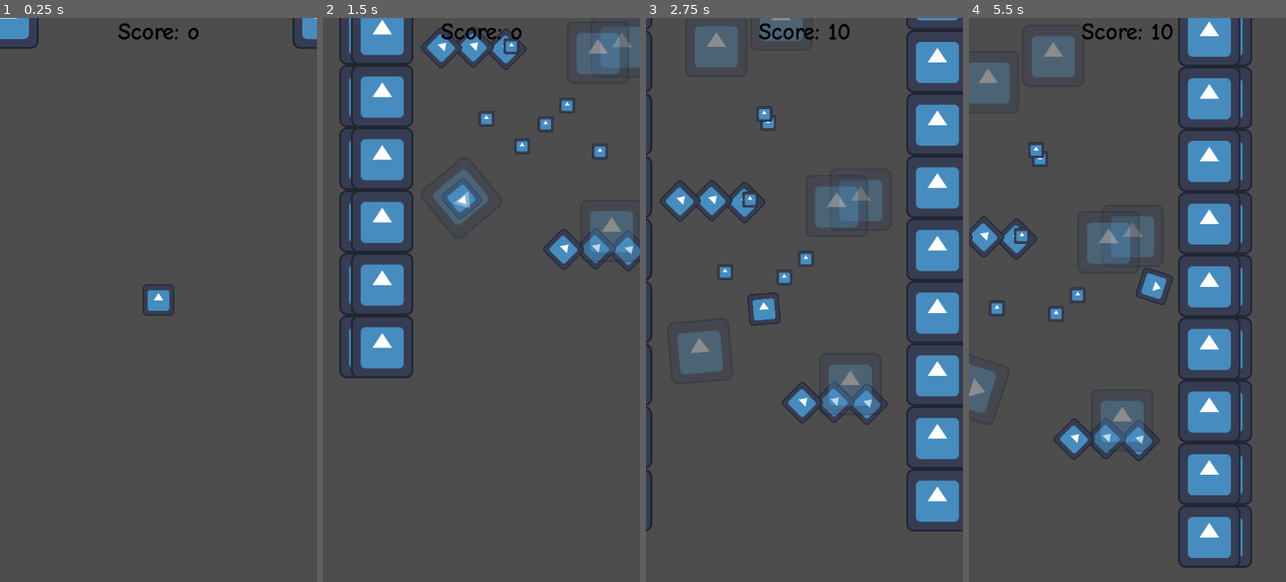
Above: before the commit, frames 1-4 (left to right).
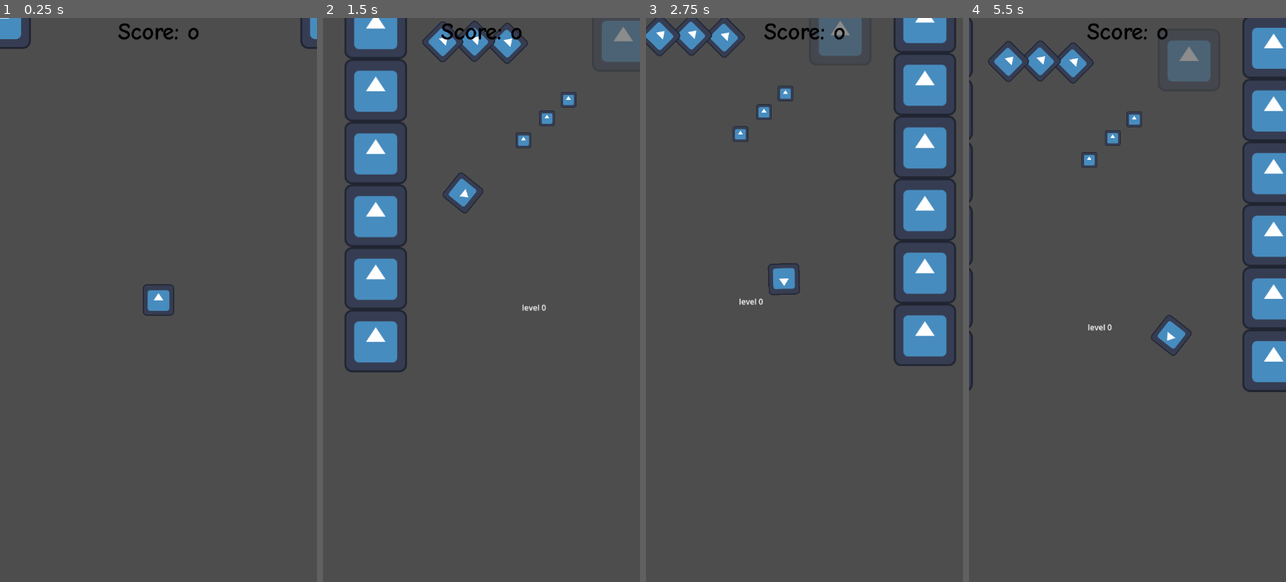
Above: after the commit, the same moments.

Repository: Slideshow776/GGJ2025
Game: Godot game, scene res://scenes/game.tscn
The game is run twice, just before and just after one commit, with the same random seed, the same clock (stepped at 60 frames per second) and the same inputs. The engine's default icon, where the game draws it, is replaced by a stand-in: a white triangle on a blue panel in a dark square.
Inputs (mouse positions are in pixels of both pictures, inside the frame that each line leads up to):
- Up to frame 1 (0.25 s): no input
- Up to frame 2 (1.5 s): tap Enter at 0.5 s; move the mouse to (551, 271) at 0.52 s; click (551, 271) at 0.67 s; move the mouse to (418, 328) at 1.27 s; click (418, 328) at 1.42 s
- Up to frame 3 (2.75 s): move the mouse to (836, 175) at 2.02 s; click (836, 175) at 2.17 s
- Up to frame 4 (5.5 s): move the mouse to (1111, 412) at 2.77 s; click (1111, 412) at 2.92 s; move the mouse to (1222, 384) at 3.52 s; click (1222, 384) at 3.67 s; move the mouse to (1032, 215) at 4.27 s; click (1032, 215) at 4.42 s; move the mouse to (1143, 300) at 5.02 s; click (1143, 300) at 5.17 s

The runs differ from the first frame. In frame 1, 0.3% of the frame differs, in the area x 2-100%, y 0-6%; in frame 2, 13%; in frame 3, 22%; in frame 4, 28%, in the area x 0-100%, y 0-98%.

Commit message:
now spawning one random level above level 0

Diff:
--- a/scenes/levels/level_0.tscn
+++ b/scenes/levels/level_0.tscn
@@ -6,10 +6,26 @@
 [ext_resource type="PackedScene" uid="uid://p33hcubmmdyb" path="res://scenes/obstacle.tscn" id="3_eiara"]
 [ext_resource type="PackedScene" uid="uid://dm38iob7fov24" path="res://scenes/wall.tscn" id="4_4fbxs"]
 
+[sub_resource type="GDScript" id="GDScript_d2t5u"]
+
 [node name="Level0" type="Node2D"]
+script = ExtResource("1_txvdj")
+
+[node name="Label" type="Label" parent="."]
+anchors_preset = 5
+anchor_left = 0.5
+anchor_right = 0.5
+offset_left = 299.0
+offset_top = 1136.0
+offset_right = 349.0
+offset_bottom = 1159.0
+grow_horizontal = 2
+text = "level 0
+"
+metadata/_edit_use_anchors_ = true
 
 [node name="Entities" type="Node" parent="."]
-script = ExtResource("1_txvdj")
+script = SubResource("GDScript_d2t5u")
 
 [node name="Bubbles" type="Node" parent="Entities"]
 
@@ -18,6 +34,9 @@
 
 [node name="Bubble2" parent="Entities/Bubbles" instance=ExtResource("1_7c3w6")]
 position = Vector2(506, 538)
+
+[node name="Bubble3" parent="Entities/Bubbles" instance=ExtResource("1_7c3w6")]
+position = Vector2(325, 13)
 
 [node name="Enemies" type="Node" parent="Entities"]
 
--- a/scenes/levels/level_1.tscn
+++ b/scenes/levels/level_1.tscn
@@ -1,16 +1,35 @@
-[gd_scene load_steps=6 format=3 uid="uid://fomywf1wat7y"]
+[gd_scene load_steps=7 format=3 uid="uid://r7h3yhl50hky"]
 
-[ext_resource type="Script" path="res://scripts/level.gd" id="1_byqj6"]
+[ext_resource type="Script" path="res://scripts/level.gd" id="1_0j48k"]
 [ext_resource type="PackedScene" uid="uid://ul47tjraayjv" path="res://scenes/bubble.tscn" id="2_hy4jw"]
 [ext_resource type="PackedScene" uid="uid://q3vre4fjs6tx" path="res://scenes/pickup.tscn" id="3_x8mml"]
 [ext_resource type="PackedScene" uid="uid://p33hcubmmdyb" path="res://scenes/obstacle.tscn" id="4_eiw4i"]
 [ext_resource type="PackedScene" uid="uid://dm38iob7fov24" path="res://scenes/wall.tscn" id="5_6o1ki"]
 
+[sub_resource type="GDScript" id="GDScript_d2t5u"]
+script/source = "class_name Level
+extends Node
+"
+
 [node name="Level1" type="Node2D"]
 position = Vector2(-8, 0)
+script = ExtResource("1_0j48k")
+
+[node name="Label" type="Label" parent="."]
+anchors_preset = 5
+anchor_left = 0.5
+anchor_right = 0.5
+offset_left = 307.0
+offset_top = 1136.0
+offset_right = 357.0
+offset_bottom = 1159.0
+grow_horizontal = 2
+text = "level 1
+"
+metadata/_edit_use_anchors_ = true
 
 [node name="Entities" type="Node" parent="."]
-script = ExtResource("1_byqj6")
+script = SubResource("GDScript_d2t5u")
 
 [node name="Bubbles" type="Node" parent="Entities"]
 
--- a/scenes/levels/level_2.tscn
+++ b/scenes/levels/level_2.tscn
@@ -1,97 +1,116 @@
-[gd_scene load_steps=5 format=3 uid="uid://7wx3lsj8n8"]
+[gd_scene load_steps=6 format=3 uid="uid://cy3llg65j8q3v"]
 
-[ext_resource type="Script" path="res://scripts/level.gd" id="1_y5f10"]
+[ext_resource type="Script" path="res://scripts/level.gd" id="1_qts00"]
 [ext_resource type="PackedScene" uid="uid://ul47tjraayjv" path="res://scenes/bubble.tscn" id="2_wruqj"]
 [ext_resource type="PackedScene" uid="uid://q3vre4fjs6tx" path="res://scenes/pickup.tscn" id="3_h2j3j"]
 [ext_resource type="PackedScene" uid="uid://dm38iob7fov24" path="res://scenes/wall.tscn" id="5_pje4f"]
 
+[sub_resource type="GDScript" id="GDScript_d2t5u"]
+script/source = "class_name Level
+extends Node
+"
+
 [node name="Level2" type="Node2D"]
-position = Vector2(16, 0)
+position = Vector2(8, 0)
+script = ExtResource("1_qts00")
+
+[node name="Label" type="Label" parent="."]
+anchors_preset = 5
+anchor_left = 0.5
+anchor_right = 0.5
+offset_left = 283.0
+offset_top = 1136.0
+offset_right = 333.0
+offset_bottom = 1159.0
+grow_horizontal = 2
+text = "level 2
+"
+metadata/_edit_use_anchors_ = true
 
 [node name="Entities" type="Node" parent="."]
-script = ExtResource("1_y5f10")
+script = SubResource("GDScript_d2t5u")
 
 [node name="Bubbles" type="Node" parent="Entities"]
 
 [node name="FirstBubble" parent="Entities/Bubbles" instance=ExtResource("2_wruqj")]
-position = Vector2(485, 915)
+position = Vector2(197, 968)
 
 [node name="FirstBubble2" parent="Entities/Bubbles" instance=ExtResource("2_wruqj")]
-position = Vector2(457, 551)
+position = Vector2(449, 551)
 
 [node name="Bubble2" parent="Entities/Bubbles" instance=ExtResource("2_wruqj")]
-position = Vector2(211, 224)
+position = Vector2(203, 224)
 
 [node name="Enemies" type="Node" parent="Entities"]
 
 [node name="Pickups" type="Node" parent="Entities"]
 
 [node name="Pickup2" parent="Entities/Pickups" instance=ExtResource("3_h2j3j")]
-position = Vector2(309, 363)
+position = Vector2(301, 363)
 
 [node name="Pickup3" parent="Entities/Pickups" instance=ExtResource("3_h2j3j")]
-position = Vector2(461, 753)
+position = Vector2(334, 775)
 
 [node name="Obstacles" type="Node" parent="Entities"]
 
 [node name="Walls" type="Node" parent="Entities"]
 
 [node name="Wall" parent="Entities/Walls" instance=ExtResource("5_pje4f")]
-position = Vector2(16, 0)
+position = Vector2(8, 0)
 
 [node name="Wall6" parent="Entities/Walls" instance=ExtResource("5_pje4f")]
-position = Vector2(663, 0)
+position = Vector2(655, 0)
 
 [node name="Wall7" parent="Entities/Walls" instance=ExtResource("5_pje4f")]
-position = Vector2(663, 128)
+position = Vector2(655, 128)
 
 [node name="Wall8" parent="Entities/Walls" instance=ExtResource("5_pje4f")]
-position = Vector2(663, 256)
+position = Vector2(655, 256)
 
 [node name="Wall9" parent="Entities/Walls" instance=ExtResource("5_pje4f")]
-position = Vector2(663, 384)
+position = Vector2(655, 384)
 
 [node name="Wall10" parent="Entities/Walls" instance=ExtResource("5_pje4f")]
-position = Vector2(663, 512)
+position = Vector2(655, 512)
 
 [node name="Wall16" parent="Entities/Walls" instance=ExtResource("5_pje4f")]
-position = Vector2(663, 640)
+position = Vector2(655, 640)
 
 [node name="Wall17" parent="Entities/Walls" instance=ExtResource("5_pje4f")]
-position = Vector2(663, 768)
+position = Vector2(655, 768)
 
 [node name="Wall18" parent="Entities/Walls" instance=ExtResource("5_pje4f")]
-position = Vector2(663, 896)
+position = Vector2(655, 896)
 
 [node name="Wall19" parent="Entities/Walls" instance=ExtResource("5_pje4f")]
-position = Vector2(663, 1024)
+position = Vector2(655, 1024)
 
 [node name="Wall20" parent="Entities/Walls" instance=ExtResource("5_pje4f")]
-position = Vector2(663, 1152)
+position = Vector2(655, 1152)
 
 [node name="Wall2" parent="Entities/Walls" instance=ExtResource("5_pje4f")]
-position = Vector2(16, 128)
+position = Vector2(8, 128)
 
 [node name="Wall3" parent="Entities/Walls" instance=ExtResource("5_pje4f")]
-position = Vector2(16, 256)
+position = Vector2(8, 256)
 
 [node name="Wall4" parent="Entities/Walls" instance=ExtResource("5_pje4f")]
-position = Vector2(16, 384)
+position = Vector2(8, 384)
 
 [node name="Wall5" parent="Entities/Walls" instance=ExtResource("5_pje4f")]
-position = Vector2(16, 512)
+position = Vector2(8, 512)
 
 [node name="Wall11" parent="Entities/Walls" instance=ExtResource("5_pje4f")]
-position = Vector2(16, 640)
+position = Vector2(8, 640)
 
 [node name="Wall12" parent="Entities/Walls" instance=ExtResource("5_pje4f")]
-position = Vector2(16, 768)
+position = Vector2(8, 768)
 
 [node name="Wall13" parent="Entities/Walls" instance=ExtResource("5_pje4f")]
-position = Vector2(16, 896)
+position = Vector2(8, 896)
 
 [node name="Wall14" parent="Entities/Walls" instance=ExtResource("5_pje4f")]
-position = Vector2(16, 1024)
+position = Vector2(8, 1024)
 
 [node name="Wall15" parent="Entities/Walls" instance=ExtResource("5_pje4f")]
-position = Vector2(16, 1152)
+position = Vector2(8, 1152)
--- a/scripts/game.gd
+++ b/scripts/game.gd
@@ -3,20 +3,20 @@
 @export var shoot_speed = 1000
 
 var level_scenes: Array[PackedScene] = []  # Array to store all the level scenes
-var active_levels: Array[Node2D] = []  # Array to store active level nodes
-var level_height := 1152  # Adjust to match the vertical size of your levels
+var level_height := 1152
 var first_player_event := true
 var score := 0
 
 @onready var player: Player = %Player
 @onready var label: Label = %Label
+@onready var level_0: Node2D = %Level0  # Reference to the first level (Level0)
 
 
 func _ready() -> void:
-	_load_levels_from_directory()  # Load levels from folder
-	load_new_level()  # Load the first level
-	#load_new_level()  # Load a second level to start
-
+	_load_levels_from_directory()
+	_connect_pickup_signals(level_0)
+	level_scenes.append(level_0)
+	load_new_level()
 
 func _input(event: InputEvent) -> void:
 	if event.is_action_pressed("restart"):
@@ -29,15 +29,6 @@
 			_move_player()
 
 
-func _physics_process(delta: float) -> void:
-	_remove_offscreen_levels()
-
-	if active_levels.size() > 0:
-		var top_level = active_levels[active_levels.size() - 1]
-		if top_level.global_position.y + level_height < player.global_position.y:
-			load_new_level()
-
-
 func _load_levels_from_directory() -> void:
 	var directory_path := "res://scenes/levels"
 	var dir = DirAccess.open(directory_path)
@@ -45,31 +36,28 @@
 		print("Error: Could not open directory:", directory_path)
 		return
 
-	dir.list_dir_begin()  # Begin iterating through the directory
+	dir.list_dir_begin()
 
 	while true:
 		var file_name = dir.get_next()
 		if file_name == "":
-			break  # Stop if no more files are found
+			break
 
-		print("Checking file: ", file_name)  # Debug: Print the name of each file
+		if file_name == "level_0.tscn":
+			continue
 
-		if file_name.ends_with(".tscn") and file_name != "level_0.tscn":
-			var scene_path = directory_path + "/" + file_name
-			print("Trying to load scene from path:", scene_path)  # Debug: Show the full scene path
+		var scene_path = directory_path + "/" + file_name
 
-			# Verify if the scene file exists before loading
-			var file = FileAccess.open(scene_path, FileAccess.READ)
-			if file == null:
-				print("Error: File not found:", scene_path)
-				continue
+		var file = FileAccess.open(scene_path, FileAccess.READ)
+		if file == null:
+			print("Error: File not found:", scene_path)
+			continue
 
-			var scene = load(scene_path) as PackedScene
-			if scene:
-				print("Successfully loaded scene:", file_name)  # Debug: Successful loading
-				level_scenes.append(scene)
-			else:
-				print("Error: Failed to load scene:", scene_path)
+		var scene = load(scene_path) as PackedScene
+		if scene:
+			level_scenes.append(scene)
+		else:
+			print("Error: Failed to load scene:", scene_path)
 
 	dir.list_dir_end()  # End directory iteration
 	print("Loaded levels:", level_scenes.size())
@@ -80,46 +68,18 @@
 		print("No levels available for loading.")
 		return
 
-	var level_scene = level_scenes[randi() % level_scenes.size()]  # Pick a random level
-	var new_level = level_scene.instantiate() as Node2D
+	var level_scene = level_scenes[randi() % level_scenes.size()]
+	var new_level = level_scene.instantiate() as Level2
 
-	# Stack new level above the last active level (moving up)
-	if active_levels.size() == 0:
-		# First level at the bottom (positioned at the origin)
-		new_level.position = Vector2(0, 0)
-	else:
-		# Get the last level's position and place the new level above it
-		var last_level = active_levels[active_levels.size() - 1]
-		# Position the new level above the last one (Y value decreases as we go up)
-		new_level.position = Vector2(0, last_level.position.y + level_height)
+	if new_level == null:
+		print("Error: Failed to instantiate new level.")
+		return
 
-	# Move all children of the new level to align with the level's new position
-	for child in new_level.get_children():
-		print("mark 0")
-		if child is Node2D:
-			print("mark 1")
-			child.position += new_level.position
+	new_level.set_new_position(Vector2(0.0, -(level_scenes.size() - 1) * level_height))
 
-	# Add the new level to the scene
 	add_child(new_level)
 
-	# Track the new level in the active_levels array
-	active_levels.append(new_level)
-
-	print("added level: " + new_level.name)
-
-	# Connect pickups in the new level
 	_connect_pickup_signals(new_level)
-
-
-
-# Remove levels that are off-screen, below the player
-func _remove_offscreen_levels() -> void:
-	for level in active_levels:
-		if level.global_position.y > player.global_position.y + level_height:
-			print("Removing level:", level.name)
-			active_levels.erase(level)  # Remove the level from the active array
-			level.queue_free()  # Free the level from the scene
 
 
 func _move_player() -> void:
--- a/scripts/level.gd
+++ b/scripts/level.gd
@@ -1 +1,36 @@
-extends Node
+class_name Level2
+extends Node2D
+
+
+func set_new_position(new_position: Vector2):
+	get_child(0).position += new_position
+
+	var bubbles_node = get_node_or_null("Entities/Bubbles")
+	if bubbles_node:
+		for node in bubbles_node.get_children():
+			if node is Node2D:
+				node.position += new_position
+
+	var enemies_node = get_node_or_null("Entities/Enemies")
+	if enemies_node:
+		for node in enemies_node.get_children():
+			if node is Node2D:
+				node.position += new_position
+
+	var pickups_node = get_node_or_null("Entities/Pickups")
+	if pickups_node:
+		for node in pickups_node.get_children():
+			if node is Node2D:
+				node.position += new_position
+
+	var obstacles_node = get_node_or_null("Entities/Obstacles")
+	if obstacles_node:
+		for node in obstacles_node.get_children():
+			if node is Node2D:
+				node.position += new_position
+
+	var walls_node = get_node_or_null("Entities/Walls")
+	if walls_node:
+		for node in walls_node.get_children():
+			if node is Node2D:
+				node.position += new_position
Not shown: 1 places in scenes/game.tscn that only renumber resources
Not shown: 1 places in scenes/levels/level_0.tscn that only renumber resources
